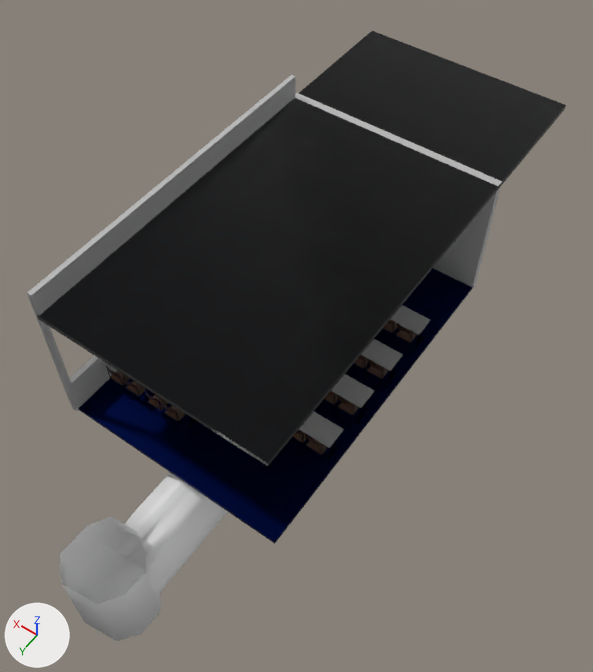
An edit to the OBJ model assets/models/ClaudeChappe/salle_classe_bas01.obj, drawn before and after from the same camera.
Both versions are drawn from a camera (50 mm lens) standing at (-23.69, 55.38, 40.33) and looking at (-5.95, 30.54, 1.3). The axes (+X, +Y, +Z) are drawn at lower left. The lights are the same throughout. Where no turn or scale is listed for an object, it has been applied to the vertices.

Objects in the first picture: 'mur_classes_exterieur.012'.
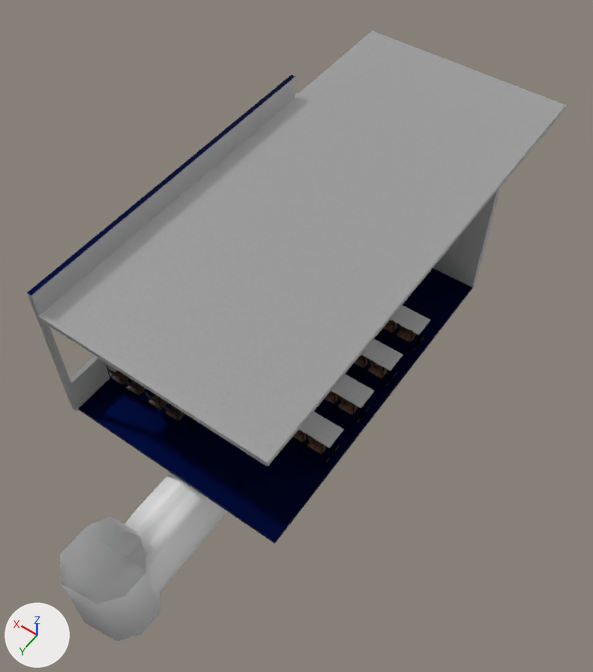
Where the change shows, as pixel boxes [x1, y1, x2, y2] in the pictures (593 x 672 px):
part 1 of me_mur_classes_exterieur_012, surface changed
    both: [27, 77, 502, 546]
part 2 of me_mur_classes_exterieur_012, recoloured (grey to blue)
    both: [27, 75, 295, 296]
part 3 of me_mur_classes_exterieur_012, recoloured
    both: [37, 31, 566, 466]

Patch to the scene script:
```diff
--- a/assets/models/ClaudeChappe/salle_classe_bas01.obj.py
+++ b/assets/models/ClaudeChappe/salle_classe_bas01.obj.py
@@ me_mur_classes_exterieur_012 @@
 # used by ob_mur_classes_exterieur_012; location = (0.0, 0.0, 0.0)
-me_mur_classes_exterieur_012.from_pydata(...)  # 3807 vertices, 6684 faces; spans x -12.4..2.2, y 10.6..49.4, z -6.2..10.2
+me_mur_classes_exterieur_012.from_pydata(...)  # 3807 vertices, 6682 faces; spans x -12.4..2.2, y 10.6..49.4, z -6.2..10.2
+# me_mur_classes_exterieur_012 part 1: 5871 kept faces spanning x -12.4..2.2, y 10.6..49.4, z -6.2..10.2 get new texture (UV) coordinates
+# me_mur_classes_exterieur_012 part 2: 2 faces spanning x 1.9..2.2, y 19.7..41.6, z 10.2 switch from mat_plastic_white_material to mat_plastic_bleu_foncé_amphi (dark blue #030e3d)
+# me_mur_classes_exterieur_012 part 3: 24 faces spanning x -12.4..1.9, y 10.6..41.7, z 8.4..8.7 switch from mat_dark_metal to mat_plastic_white_material
 me_mur_classes_exterieur_012.materials.append(mat_dark_wood)
```
